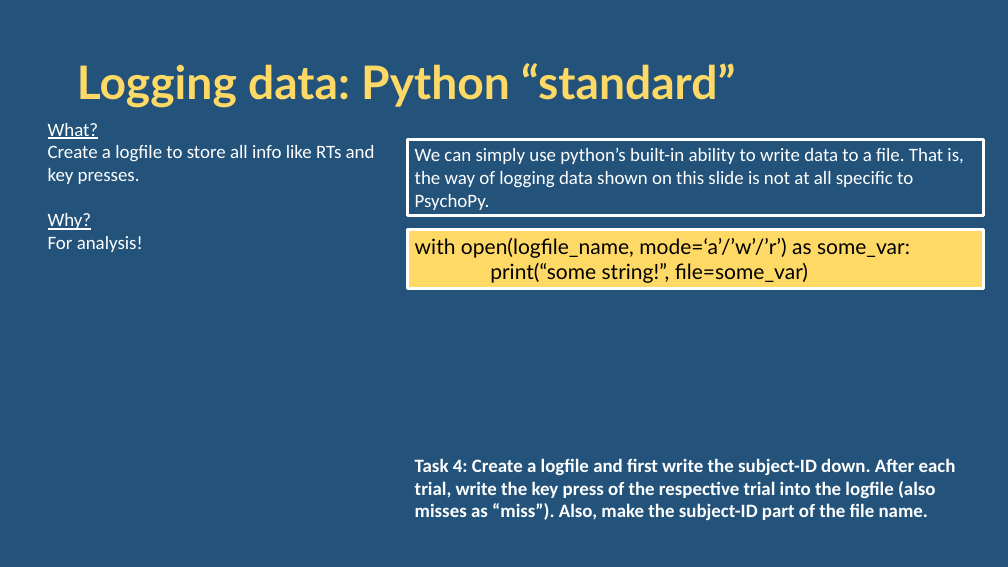
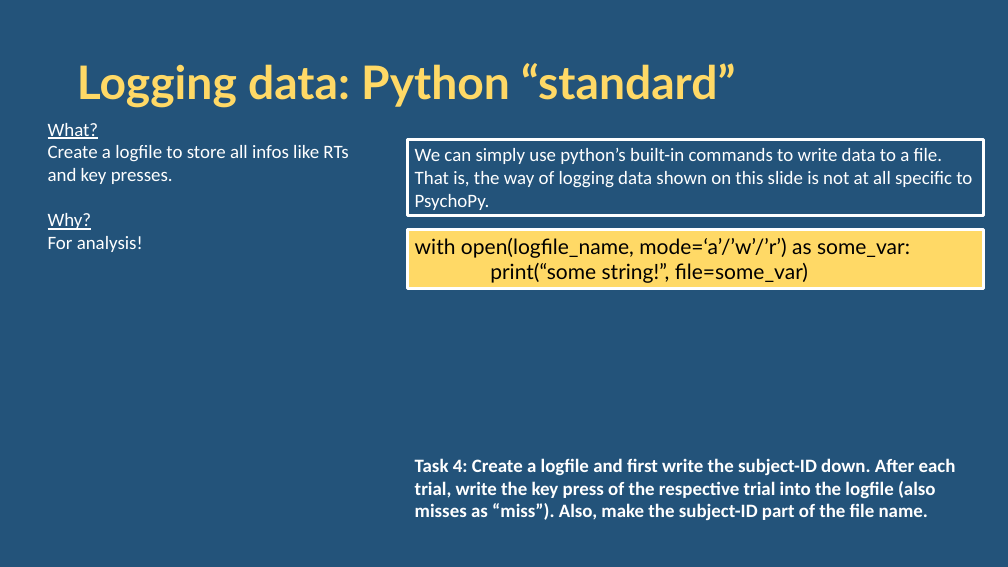
Before and after one commit to remayer/WS19_Python_for_Psychologists, a slide deck: slide 4 of session11/PsychoPy_session2.pptx. Drawn at 1008x567 pixels with LibreOffice and Linux fonts; fonts in the diff are those of the drawing. Boxes give left, top, right and bottom in pixels: in the first picture for what was removed or moved away, otherwise in the second. Text is boxed around its words. In the diff, an @@ line names an element or a change of style, - is before the commit and + after.

```diff
--- a/session11/PsychoPy_session2.pptx
+++ b/session11/PsychoPy_session2.pptx
@@ text at (48, 145, 348, 184): text changed @@
-Create a logfile to store all info like RTs and key presses.
+Create a logfile to store all infos like RTs and key presses.
@@ text in rectangle at (415, 148, 972, 210): text changed @@
-We can simply use python’s built-in ability to write data to a file. That is, the way of logging data shown on this slide is not at all specific to PsychoPy.
+We can simply use python’s built-in commands to write data to a file. That is, the way of logging data shown on this slide is not at all specific to PsychoPy.
```
Also in this commit, not shown: 2 other slides changed, 1 slide removed.
